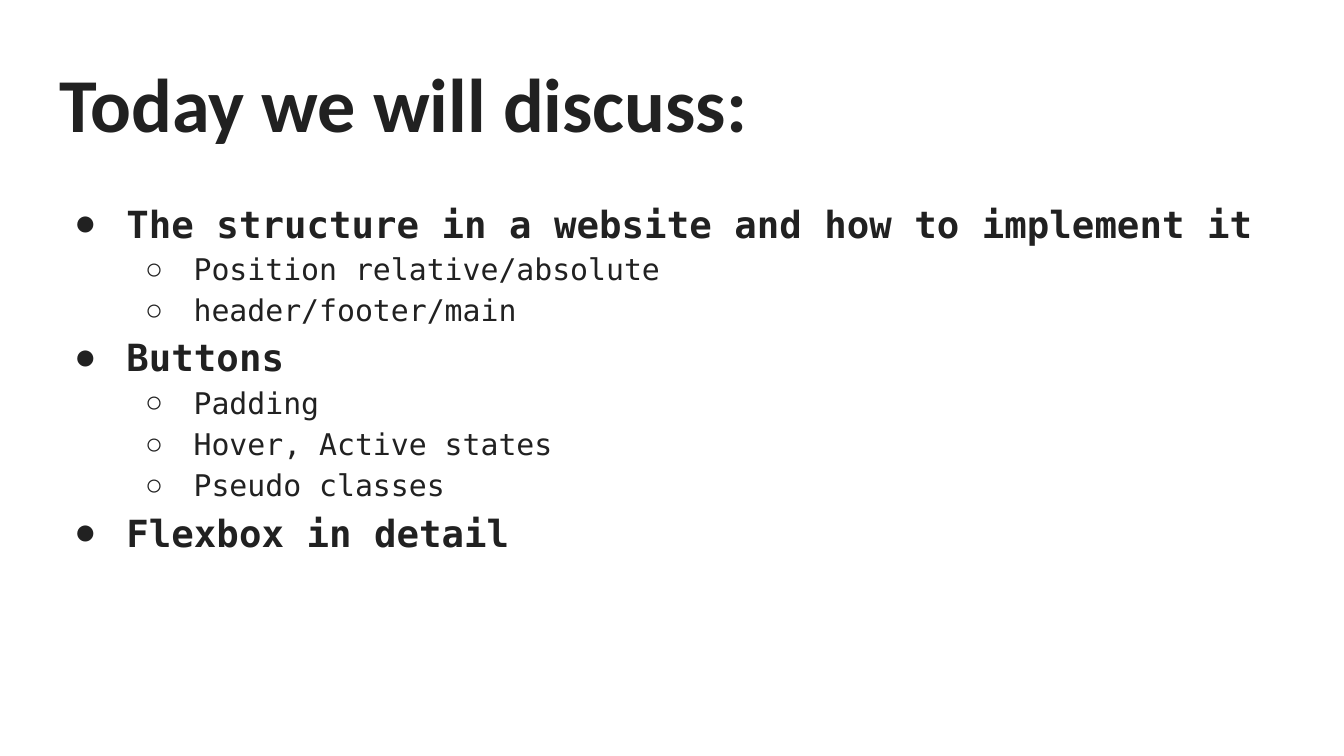
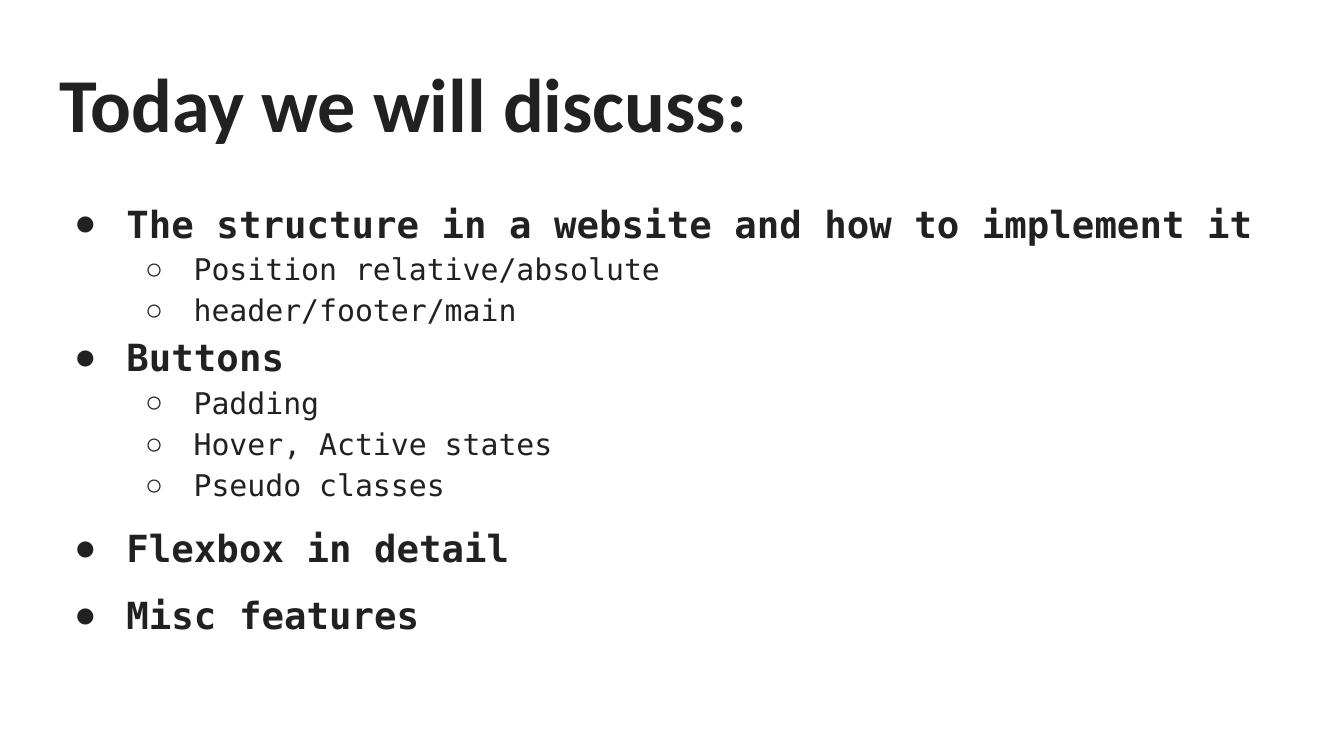
Before and after one commit to YorDN/HTML-CSS-Course, a slide deck: slide 7 of HTML & CSS 101.pptx. Drawn at 1344x756 pixels with LibreOffice and Linux fonts; fonts in the diff are those of the drawing. Boxes give left, top, right and bottom in pixels: in the first picture for what was removed or moved away, otherwise in the second. Text is boxed around its words. In the diff, an @@ line names an element or a change of style, - is before the commit and + after.

```diff
--- a/HTML & CSS 101.pptx
+++ b/HTML & CSS 101.pptx
@@ text at [126, 532, 509, 563]: line spacing 1.15 to 1.5 @@
@@ text at [126, 599, 419, 630]: paragraph added @@
+● Misc features
```
Also in this commit, not shown: 1 other slide changed, 7 slides added, 1 other file.
